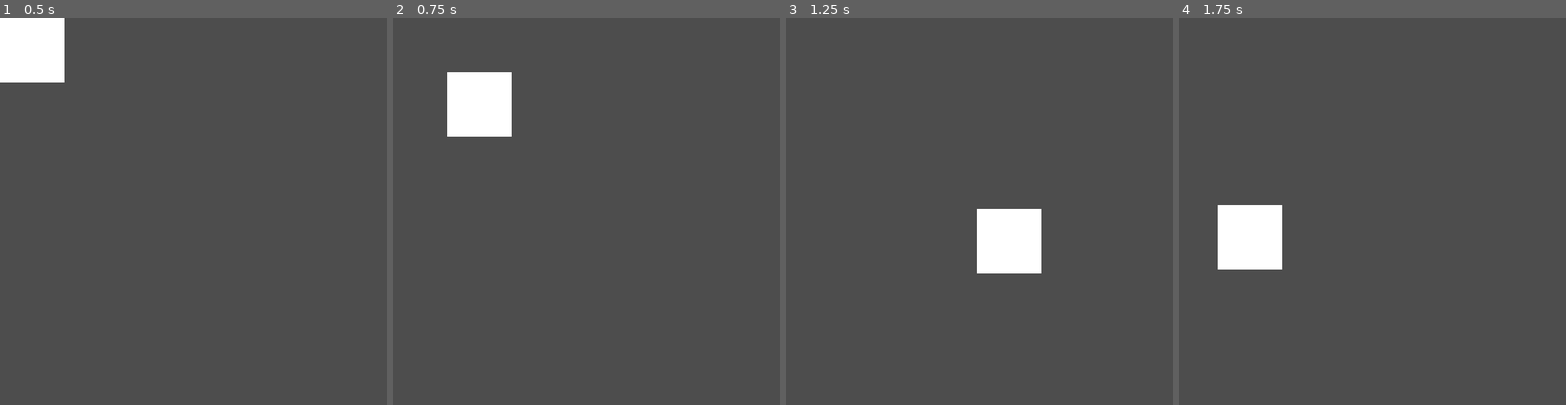
Above: before the commit, frames 1-4 (left to right).
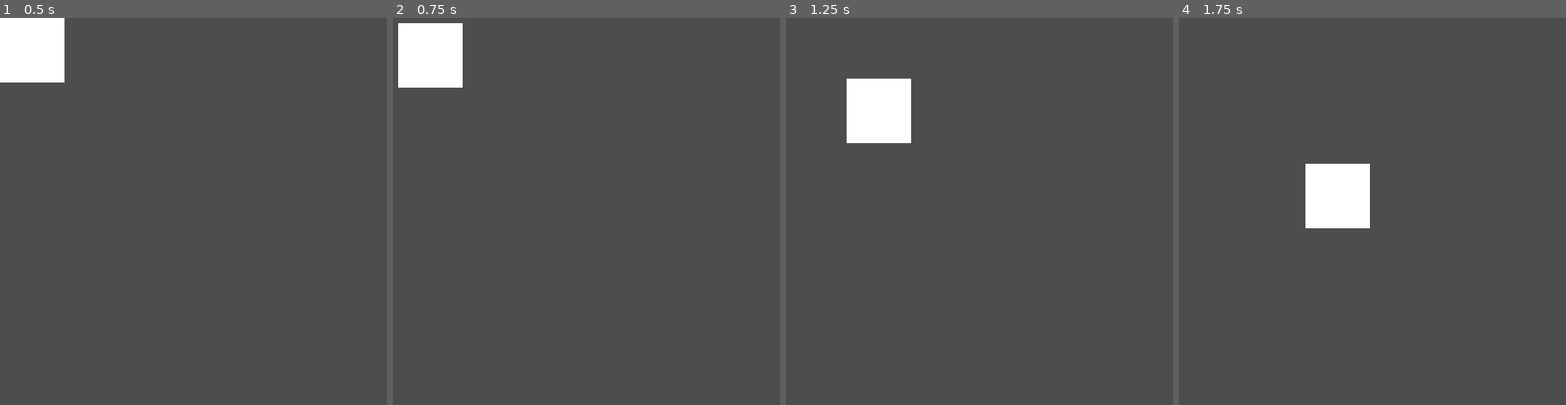
Above: after the commit, the same moments.

Repository: JonathanGeoffroy/you-are-so-weak
Game: Godot game, scene res://world.tscn
Two runs of this game, one before a commit and one after it. Both use one fixed random seed, a clock stepped at 60 frames per second and the inputs below.
Inputs:
- Up to frame 1 (0.5 s): no input
- Up to frame 2 (0.75 s): tap Enter at 0.5 s; hold Right (move_right) from 0.53 s (still down); hold S (move_bottom) from 0.53 s (still down)
- Up to frame 3 (1.25 s): keep holding Right (move_right); keep holding S (move_bottom)
- Up to frame 4 (1.75 s): release Right (move_right) at 1.28 s; release S (move_bottom) at 1.28 s; hold A (move_left) from 1.28 s (still down); tap Up (move_top) at 1.35 s

Frame 1 is identical in both runs. In frame 2, 5.2% of the frame differs, in the area x 1-31%, y 1-31%; in frame 3, 5.6%, in the area x 15-66%, y 15-66%; in frame 4, 5.6%.

Commit message:
chore: apply force to ship

Diff:
--- a/project.godot
+++ b/project.godot
@@ -32,11 +32,13 @@
 move_bottom={
 "deadzone": 0.5,
 "events": [Object(InputEventKey,"resource_local_to_scene":false,"resource_name":"","device":-1,"window_id":0,"alt_pressed":false,"shift_pressed":false,"ctrl_pressed":false,"meta_pressed":false,"pressed":false,"keycode":0,"physical_keycode":83,"key_label":0,"unicode":115,"echo":false,"script":null)
+, Object(InputEventKey,"resource_local_to_scene":false,"resource_name":"","device":-1,"window_id":0,"alt_pressed":false,"shift_pressed":false,"ctrl_pressed":false,"meta_pressed":false,"pressed":false,"keycode":0,"physical_keycode":4194322,"key_label":0,"unicode":0,"echo":false,"script":null)
 ]
 }
 move_left={
 "deadzone": 0.5,
 "events": [Object(InputEventKey,"resource_local_to_scene":false,"resource_name":"","device":-1,"window_id":0,"alt_pressed":false,"shift_pressed":false,"ctrl_pressed":false,"meta_pressed":false,"pressed":false,"keycode":0,"physical_keycode":65,"key_label":0,"unicode":113,"echo":false,"script":null)
+, Object(InputEventKey,"resource_local_to_scene":false,"resource_name":"","device":-1,"window_id":0,"alt_pressed":false,"shift_pressed":false,"ctrl_pressed":false,"meta_pressed":false,"pressed":false,"keycode":0,"physical_keycode":4194319,"key_label":0,"unicode":0,"echo":false,"script":null)
 ]
 }
 move_right={
@@ -45,3 +47,8 @@
 , Object(InputEventKey,"resource_local_to_scene":false,"resource_name":"","device":-1,"window_id":0,"alt_pressed":false,"shift_pressed":false,"ctrl_pressed":false,"meta_pressed":false,"pressed":false,"keycode":0,"physical_keycode":68,"key_label":0,"unicode":100,"echo":false,"script":null)
 ]
 }
+
+[physics]
+
+2d/default_gravity=0.0
+2d/default_gravity_vector=Vector2(0, 0)
--- a/ship.gd
+++ b/ship.gd
@@ -1,6 +1,12 @@
-extends Node2D
+extends RigidBody2D
 
-@export var speed = 300
+@export var speed = 200
+
+var screen_size: Vector2
+
+func _ready():
+	var viewport_size = get_viewport_rect().size
+	screen_size = Vector2(viewport_size.x - 100, viewport_size.y -100)
 
 func _physics_process(delta):
 	var x = 0;
@@ -15,6 +21,5 @@
 	elif Input.is_action_pressed("move_bottom"):
 		y = 1;
 
-	var move = Vector2(x, y).normalized()
-	position.x += move.x * speed * delta
-	position.y += move.y * speed * delta
+	apply_force(Vector2(x * speed, y * speed))
+	position = position.clamp(Vector2.ZERO, screen_size)
--- a/ship.tscn
+++ b/ship.tscn
@@ -2,7 +2,7 @@
 
 [ext_resource type="Script" path="res://ship.gd" id="1_nxud8"]
 
-[node name="Ship" type="Node2D"]
+[node name="Ship" type="RigidBody2D"]
 script = ExtResource("1_nxud8")
 
 [node name="Polygon2D" type="Polygon2D" parent="."]
